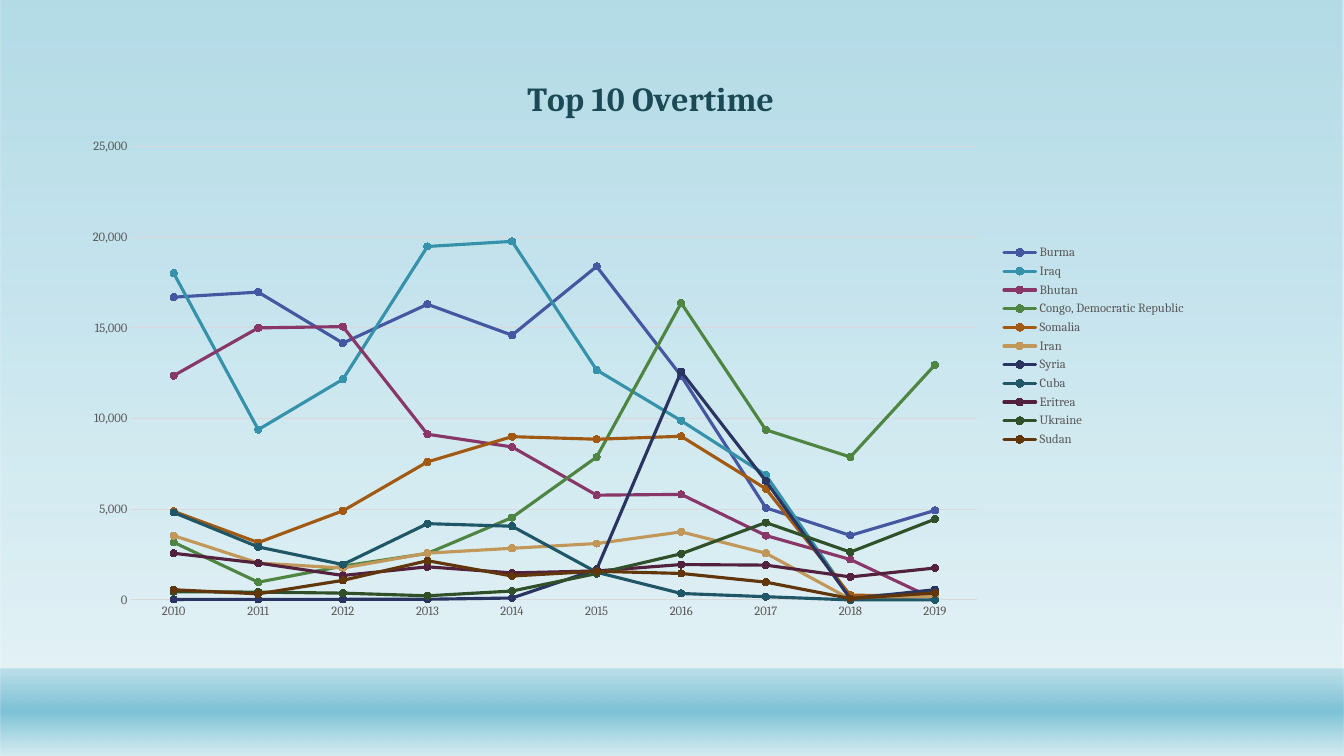
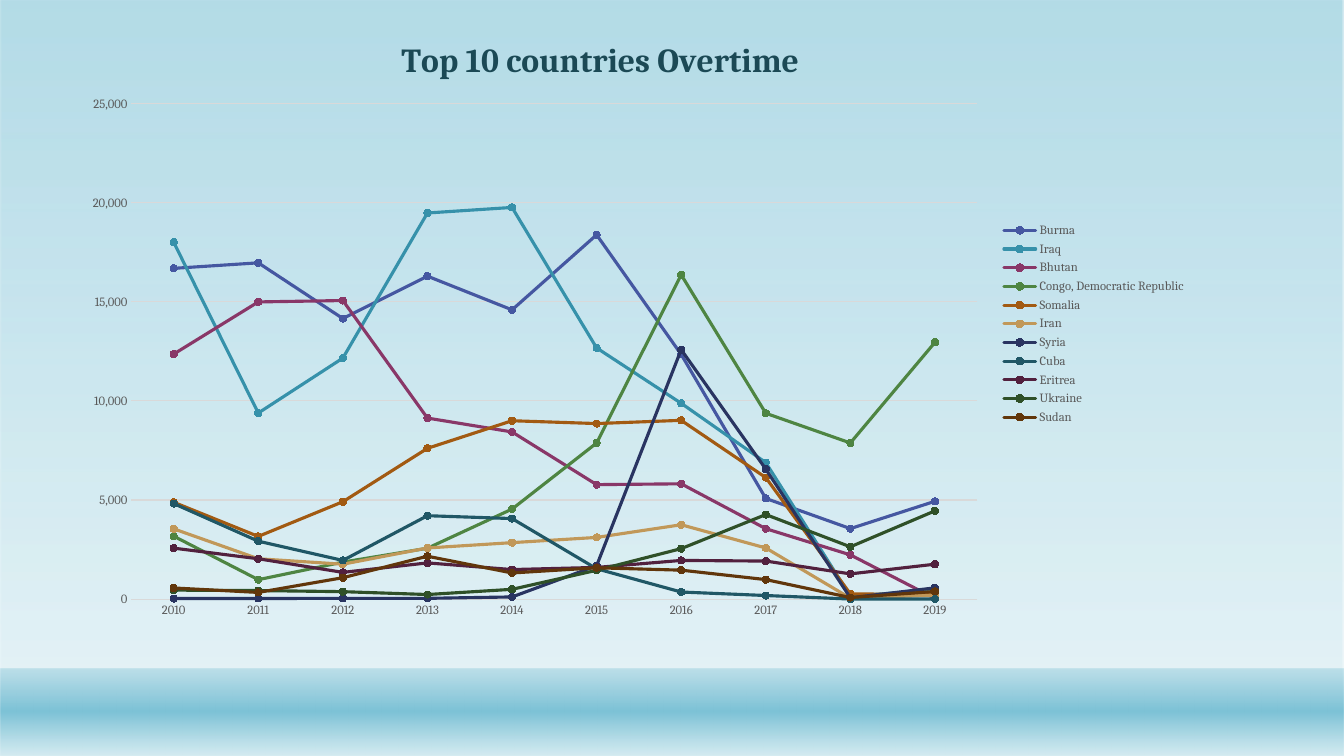
Before and after one commit to Abdullah0930/Refugee-Immigrants-to-U.S, a slide deck: slide 10 of Capstone/Refugee_Immigrants overtime.pptx. Drawn at 1344x756 pixels with LibreOffice and Linux fonts; fonts in the diff are those of the drawing; background and template pictures are left out. Boxes give left, top, right and bottom in pixels: in the first picture for what was removed or moved away, otherwise in the second. Text is boxed around its words. In the diff, an @@ line names an element or a change of style, - is before the commit and + after.

```diff
--- a/Capstone/Refugee_Immigrants overtime.pptx
+++ b/Capstone/Refugee_Immigrants overtime.pptx
@@ line chart at (x1=71, y1=18, x2=1197, y2=630) @@
@@ title "Top 10 Overtime " to "Top 10 countries Overtime " @@
@@ line chart resized from (x1=71, y1=63, x2=1197, y2=630) to (x1=71, y1=18, x2=1197, y2=630) @@
```
Also in this commit, not shown: 12 other slides changed, 4 other files.
